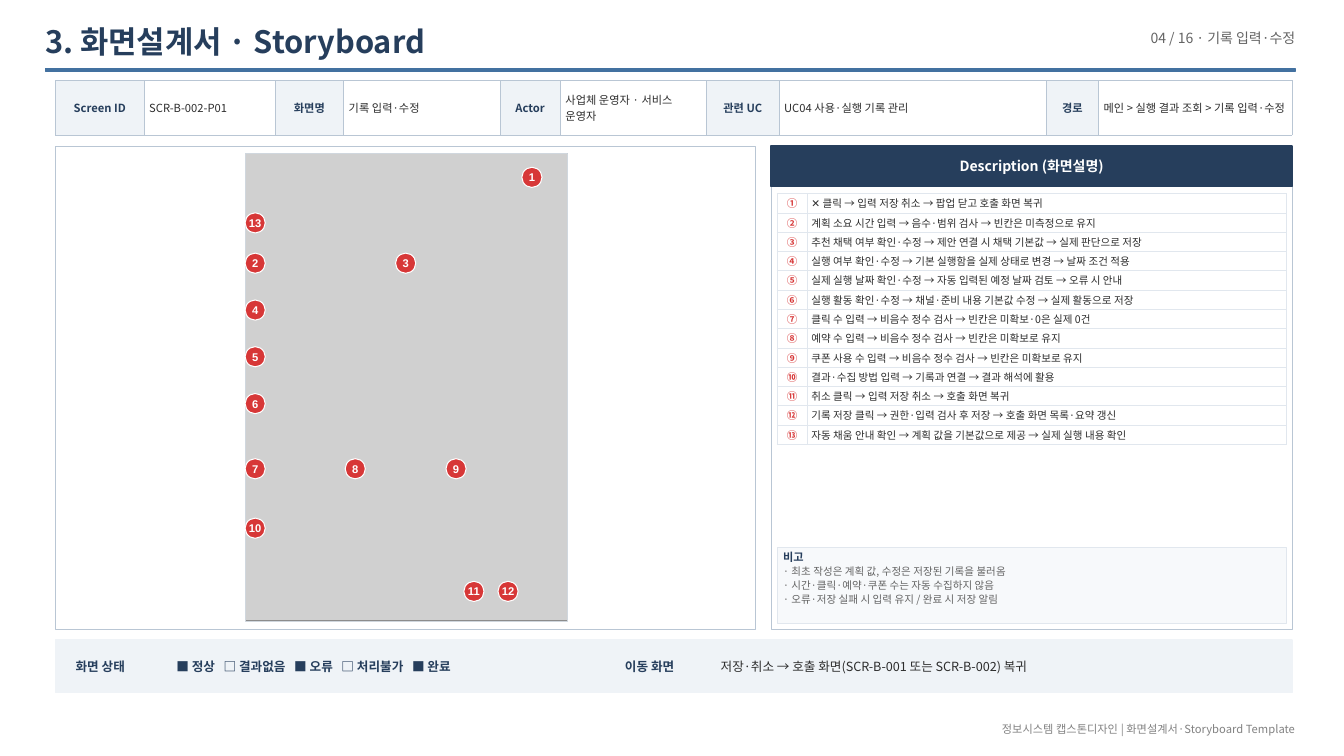
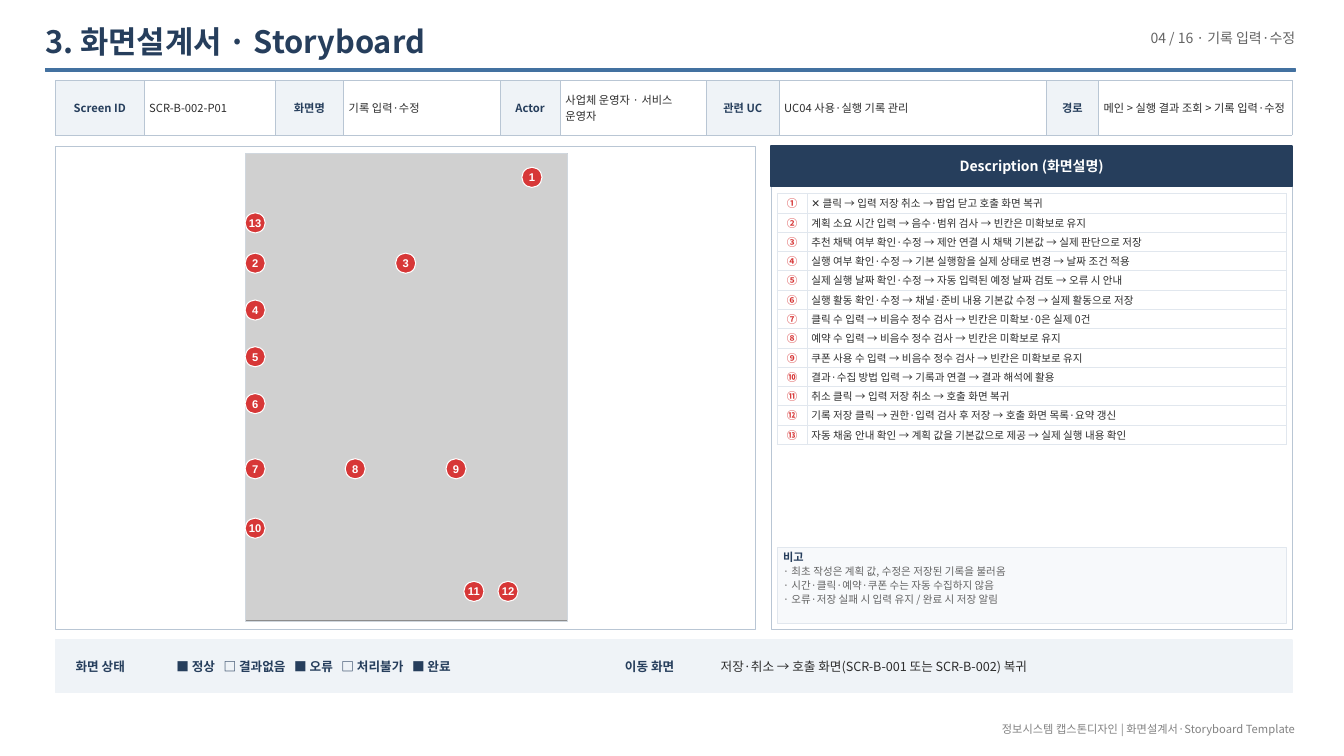
Before and after one commit to LSB-afk/-Information-Systems-Capstone-Design, a slide deck: slide 25 of 00_제출/Red 화면설계서_20261003.pptx. Drawn at 1344x756 pixels with LibreOffice and Linux fonts; fonts in the diff are those of the drawing; grey boxes stand for pictures. Boxes give left, top, right and bottom in pixels: in the first picture for what was removed or moved away, otherwise in the second. Text is boxed around its words. In the diff, an @@ line names an element or a change of style, - is before the commit and + after.

```diff
--- a/00_제출/Red 화면설계서_20261003.pptx
+++ b/00_제출/Red 화면설계서_20261003.pptx
@@ table at [777, 194, 1287, 444] @@
-row 2, column 2: 계획 소요 시간 입력 → 음수·범위 검사 → 빈칸은 미측정으로 유지
+row 2, column 2: 계획 소요 시간 입력 → 음수·범위 검사 → 빈칸은 미확보로 유지
```
Also in this commit, not shown: 27 other slides changed, 7 other files.
